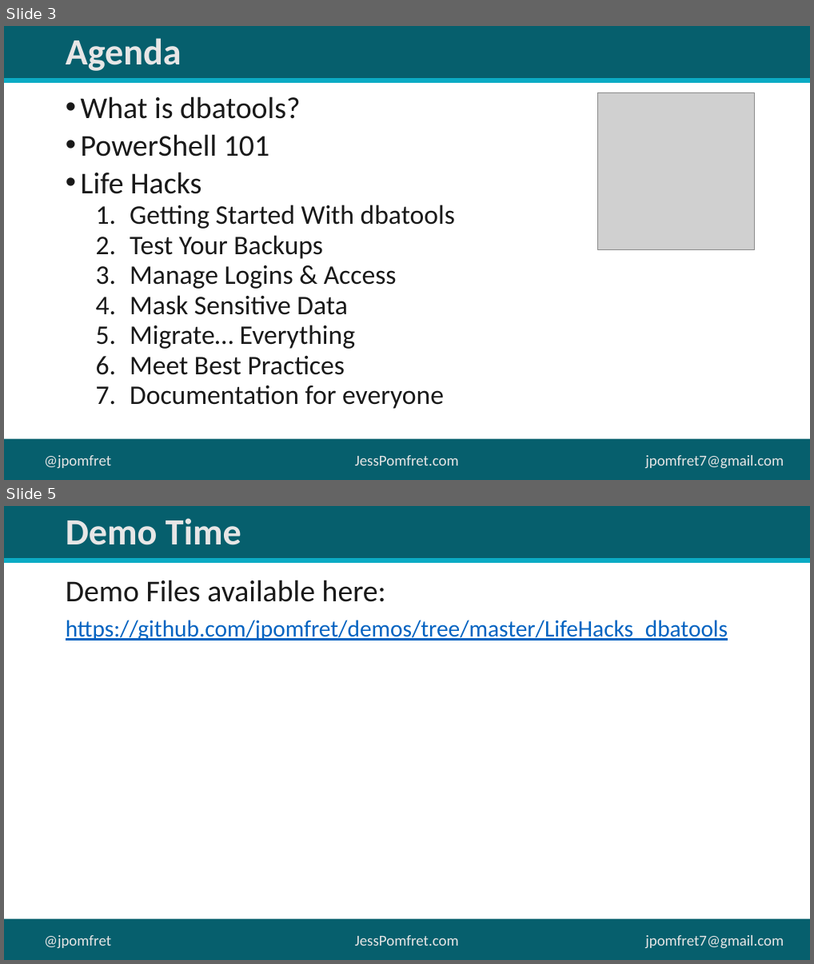
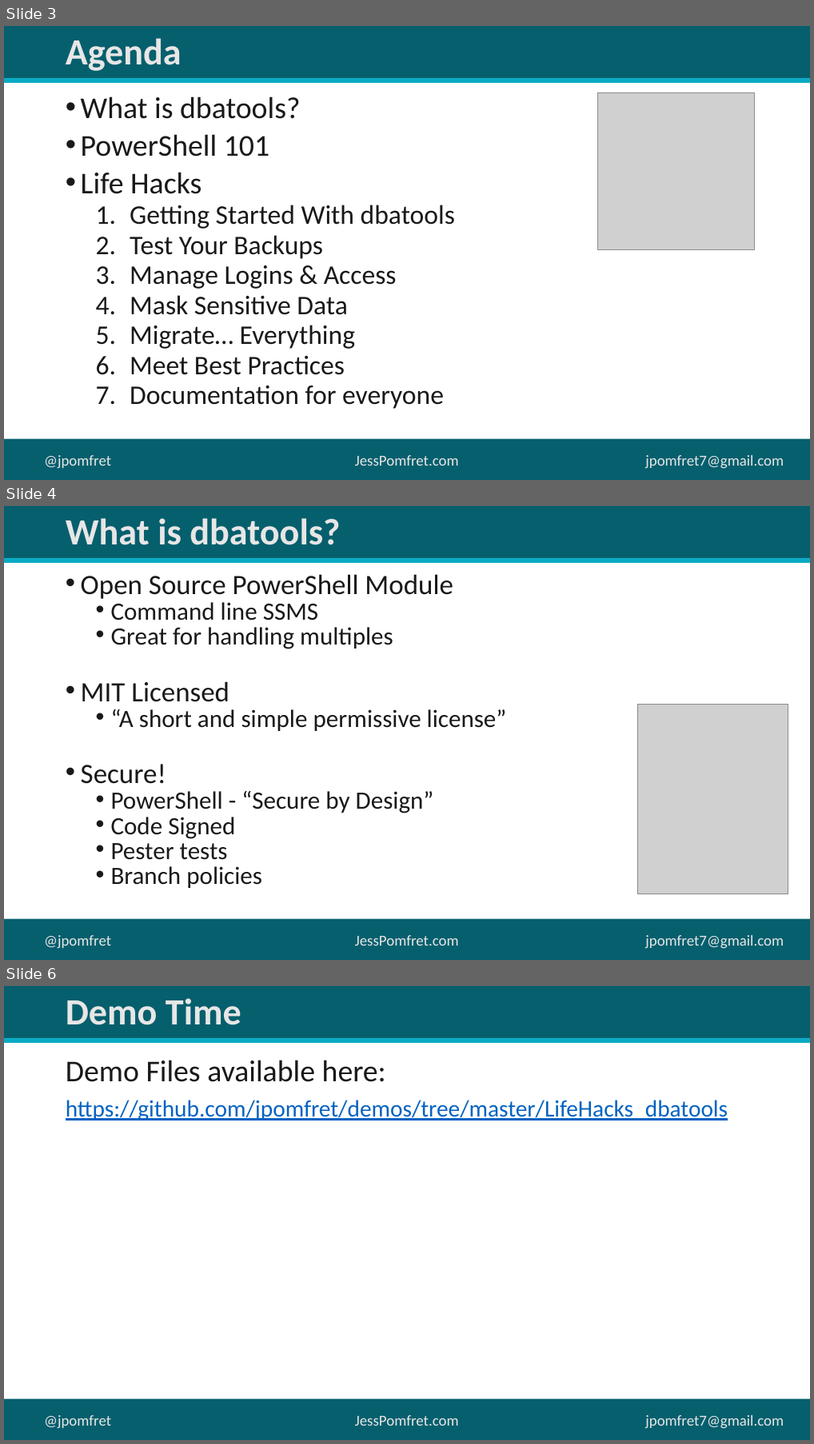
Before and after one commit to jpomfret/demos, a slide deck: LifeHacks_dbatools/LifeHacks_dbatools.pptx. Shown one above the other, each under a label of ours: slides 3 and 5 before the commit, slides 3, 4 and 6 after it; the slides between them are not shown. The pictures are 814x964 and 814x1444 pixels, drawn with LibreOffice and Linux fonts; fonts in the diff are those of the drawing; grey boxes stand for pictures; background and template pictures are left out. Boxes give left, top, right and bottom in pixels: in the first picture for what was removed or moved away, otherwise in the second. Text is boxed around its words. In the diff, an @@ line names an element or a change of style, - is before the commit and + after.

```diff
--- a/LifeHacks_dbatools/LifeHacks_dbatools.pptx
+++ b/LifeHacks_dbatools/LifeHacks_dbatools.pptx
@@ slide 4 added at (x1=4, y1=506, x2=810, y2=960), background #FFFFFF; not listed: 6 template elements that a slide beside it also shows @@
@@ title added at (x1=66, y1=518, x2=340, y2=545), 44 pt, text #E7E6E6, bold @@
+What is dbatools?
@@ text added at (x1=81, y1=574, x2=507, y2=888), 29.6 pt, text #191919 @@
+• Open Source PowerShell Module
+  • Command line SSMS
+  • Great for handling multiples
+• MIT Licensed
+  • “A short and simple permissive license”
+• Secure!
+  • PowerShell - “Secure by Design”
+  • Code Signed
+  • Pester tests
+  • Branch policies
@@ picture added at (x1=638, y1=704, x2=790, y2=893) @@
@@ what was slide 5 is now slide 6 @@
```
Also in this commit, not shown: 2 slides changed.
